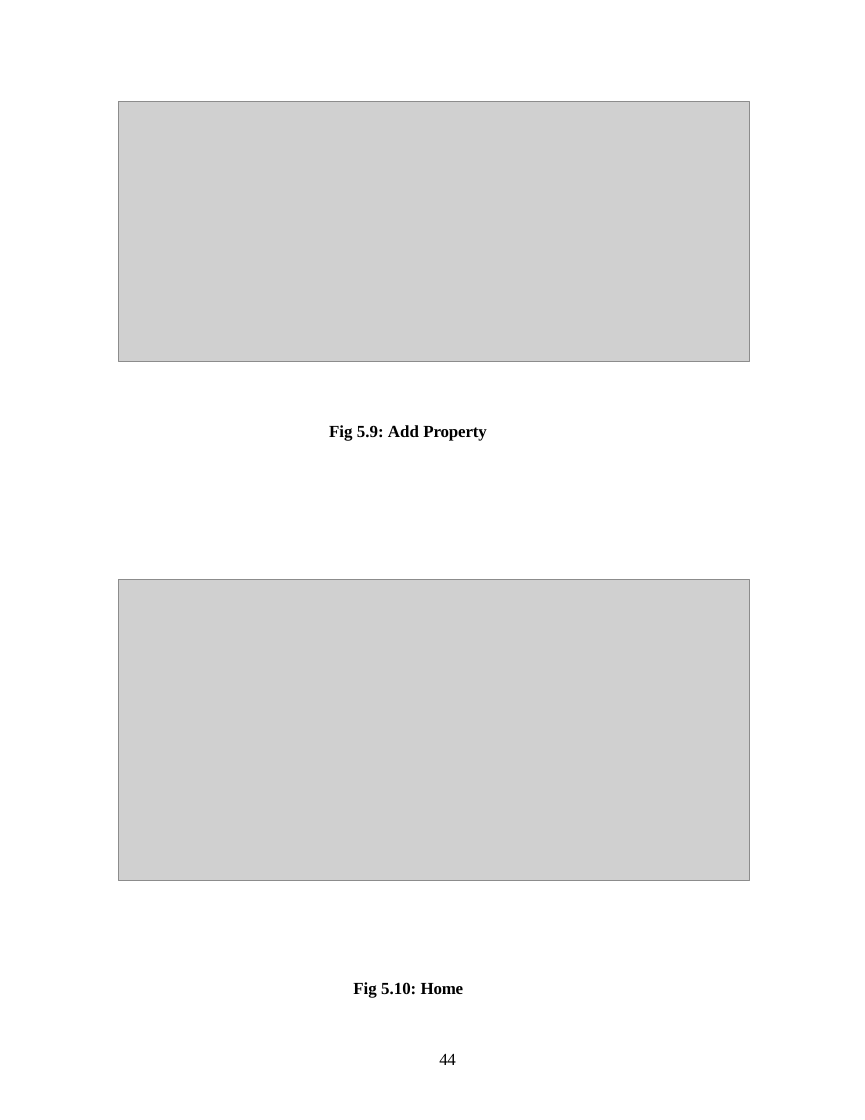
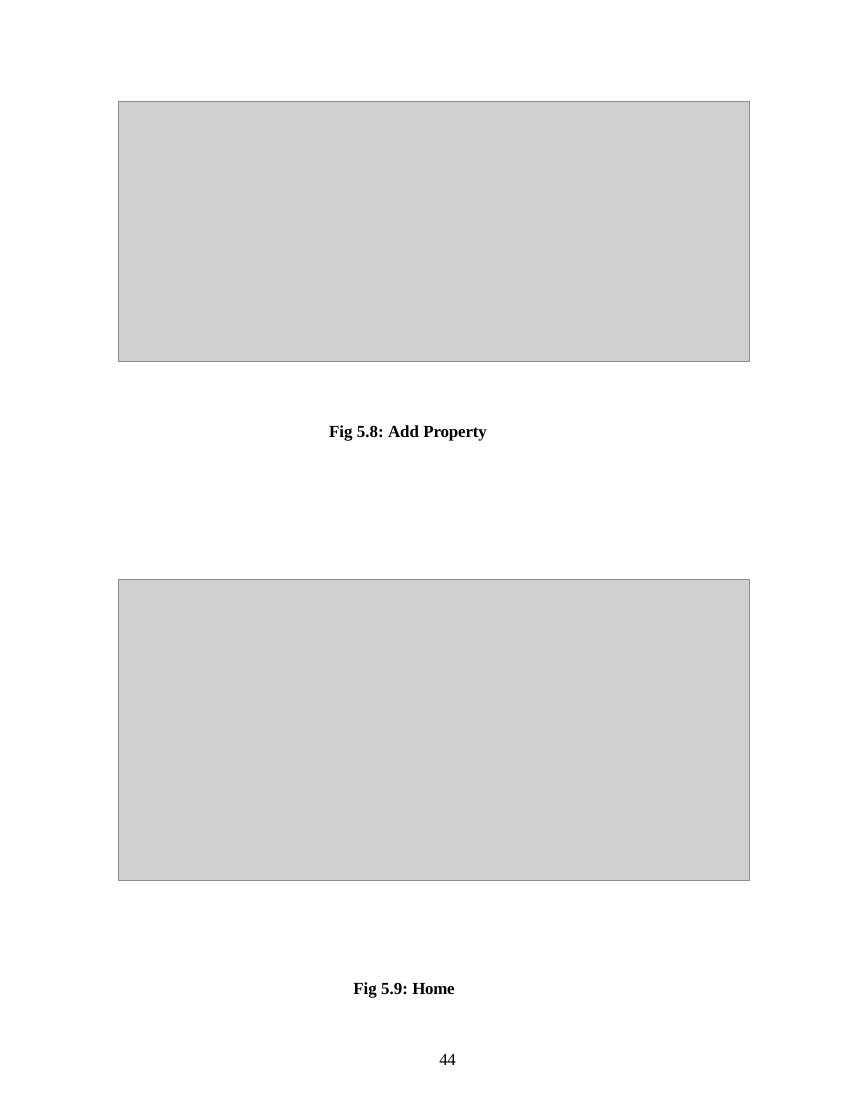
Before and after one commit to Hasnain-malikk/Auction-abode-frontend, a slide deck: slide 53 of Final Docu Auction.pptx. Drawn at 865x1120 pixels with LibreOffice and Linux fonts; fonts in the diff are those of the drawing; grey boxes stand for pictures. Boxes give left, top, right and bottom in pixels: in the first picture for what was removed or moved away, otherwise in the second. Text is boxed around its words. In the diff, an @@ line names an element or a change of style, - is before the commit and + after.

```diff
--- a/Final Docu Auction.pptx
+++ b/Final Docu Auction.pptx
@@ text at bbox=[329, 425, 487, 441]: text changed @@
-Fig 5.9: Add Property
+Fig 5.8: Add Property
@@ text at bbox=[353, 982, 454, 998]: text changed @@
-Fig 5.10: Home
+Fig 5.9: Home
```
Also in this commit, not shown: 47 other slides changed, 2 other files.
